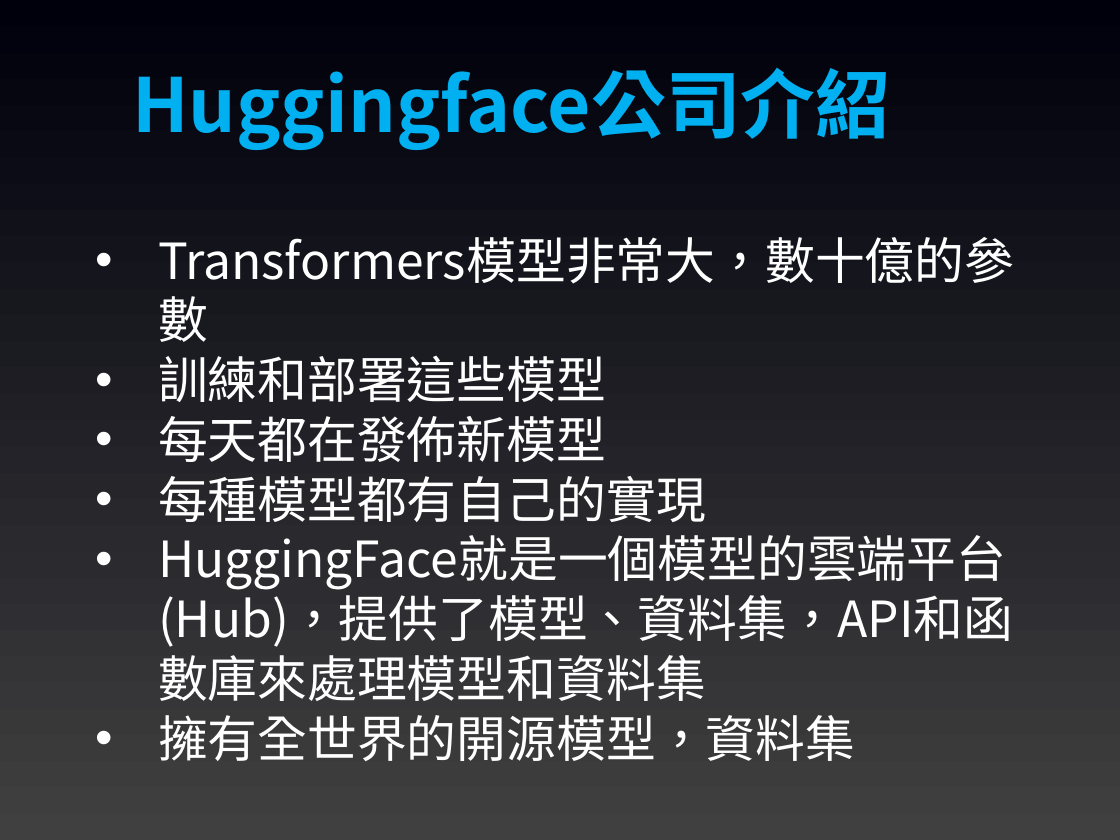
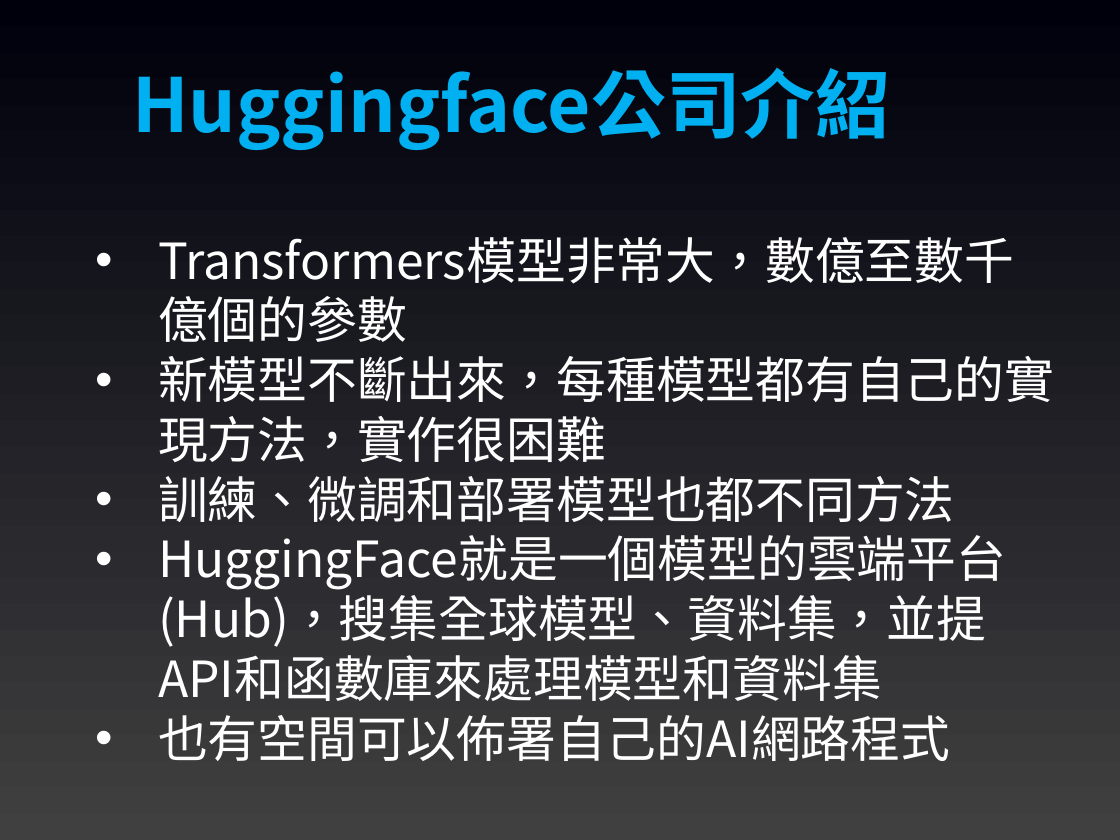
Before and after one commit to joshhu/mustllm20242nd, a slide deck: slide 13 of Slides/Week03/02：Transformers函數庫.pptx (slide 3 before the commit). Drawn at 1120x840 pixels with LibreOffice and Linux fonts; fonts in the diff are those of the drawing. Boxes give left, top, right and bottom in pixels: in the first picture for what was removed or moved away, otherwise in the second. Text is boxed around its words. In the diff, an @@ line names an element or a change of style, - is before the commit and + after.

```diff
--- a/Slides/Week03/02：Transformers函數庫.pptx
+++ b/Slides/Week03/02：Transformers函數庫.pptx
@@ text at (158,237,1054,761): text changed @@
-• Transformers模型非常大，數十億的參數
-• 訓練和部署這些模型
-• 每天都在發佈新模型
-• 每種模型都有自己的實現
-• HuggingFace就是一個模型的雲端平台(Hub)，提供了模型、資料集，API和函數庫來處理模型和資料集
-• 擁有全世界的開源模型，資料集
+• Transformers模型非常大，數億至數千億個的參數
+• 新模型不斷出來，每種模型都有自己的實現方法，實作很困難
+• 訓練、微調和部署模型也都不同方法
+• HuggingFace就是一個模型的雲端平台(Hub)，搜集全球模型、資料集，並提API和函數庫來處理模型和資料集
+• 也有空間可以佈署自己的AI網路程式
```
Also in this commit, not shown: 4 other slides changed, 13 slides added, 7 other files.
